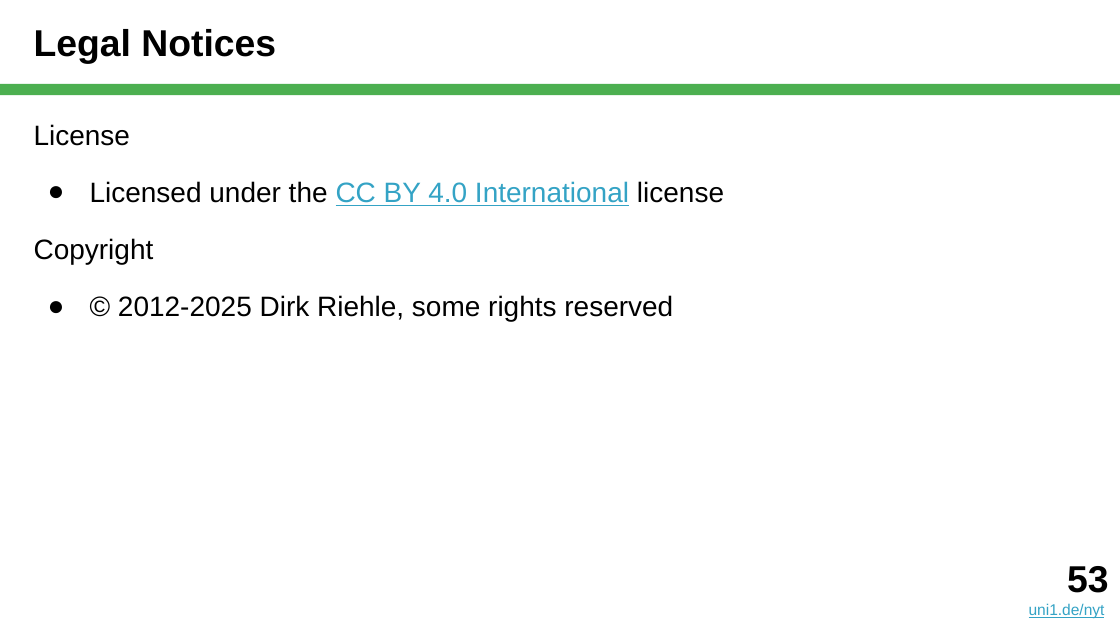
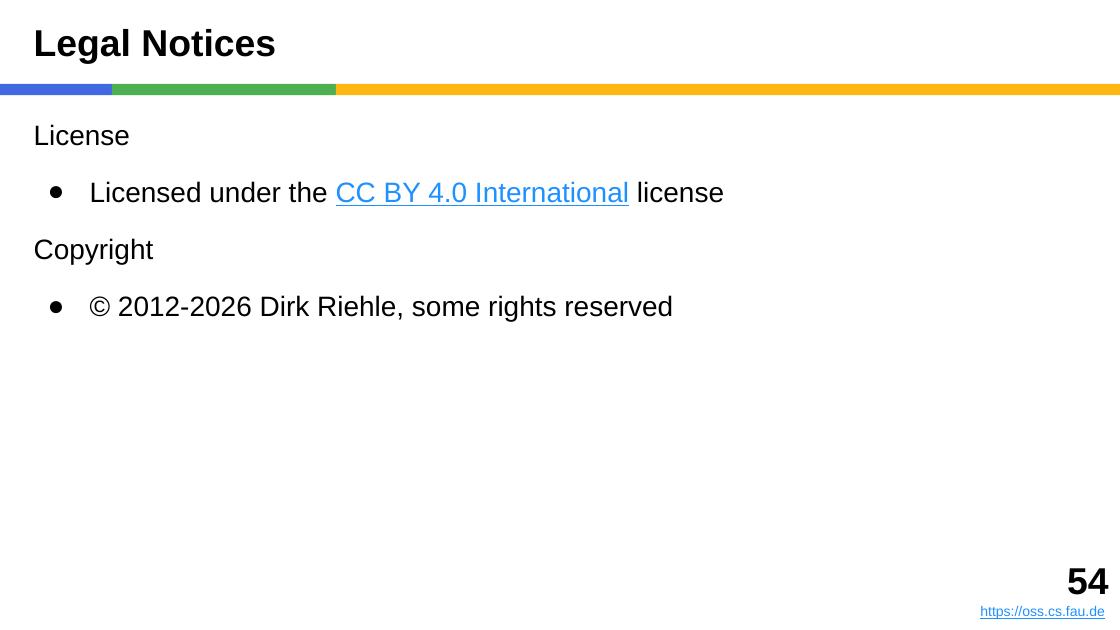
Before and after one commit to dirkriehle/nyt-course, a slide deck: slide 54 of Lecture slides/NYT C04 - Action Research.pptx (slide 53 before the commit). Drawn at 1120x630 pixels with LibreOffice and Linux fonts; fonts in the diff are those of the drawing. Boxes give left, top, right and bottom in pixels: in the first picture for what was removed or moved away, otherwise in the second. Text is boxed around its words. In the diff, an @@ line names an element or a change of style, - is before the commit and + after.

```diff
--- a/Lecture slides/NYT C04 - Action Research.pptx
+++ b/Lecture slides/NYT C04 - Action Research.pptx
@@ rectangle added at (x1=0, y1=84, x2=112, y2=95), fill #4169E1 @@
@@ rectangle added at (x1=112, y1=84, x2=336, y2=95), fill #4CAF50 @@
@@ rectangle resized from (x1=0, y1=84, x2=1120, y2=95) to (x1=336, y1=84, x2=1120, y2=95) @@
@@ rectangle at (x1=336, y1=84, x2=1120, y2=95): fill #4CAF50 to #FEB612 @@
@@ text at (x1=90, y1=181, x2=724, y2=206): text colour #34A3C5 to #1E90FF in "CC BY 4.0 International" @@
@@ text at (x1=118, y1=295, x2=673, y2=322): text changed @@
-● © 2012-2025 Dirk Riehle, some rights reserved
+● © 2012-2026 Dirk Riehle, some rights reserved
@@ text added at (x1=980, y1=568, x2=1108, y2=619), 9 pt, text #1E90FF, underline @@
+54
+https://oss.cs.fau.de
@@ text removed at (x1=1029, y1=566, x2=1108, y2=619) @@
-53
-uni1.de/nyt
```
Also in this commit, not shown: 52 other slides changed, 1 slide added, 2 other files.
